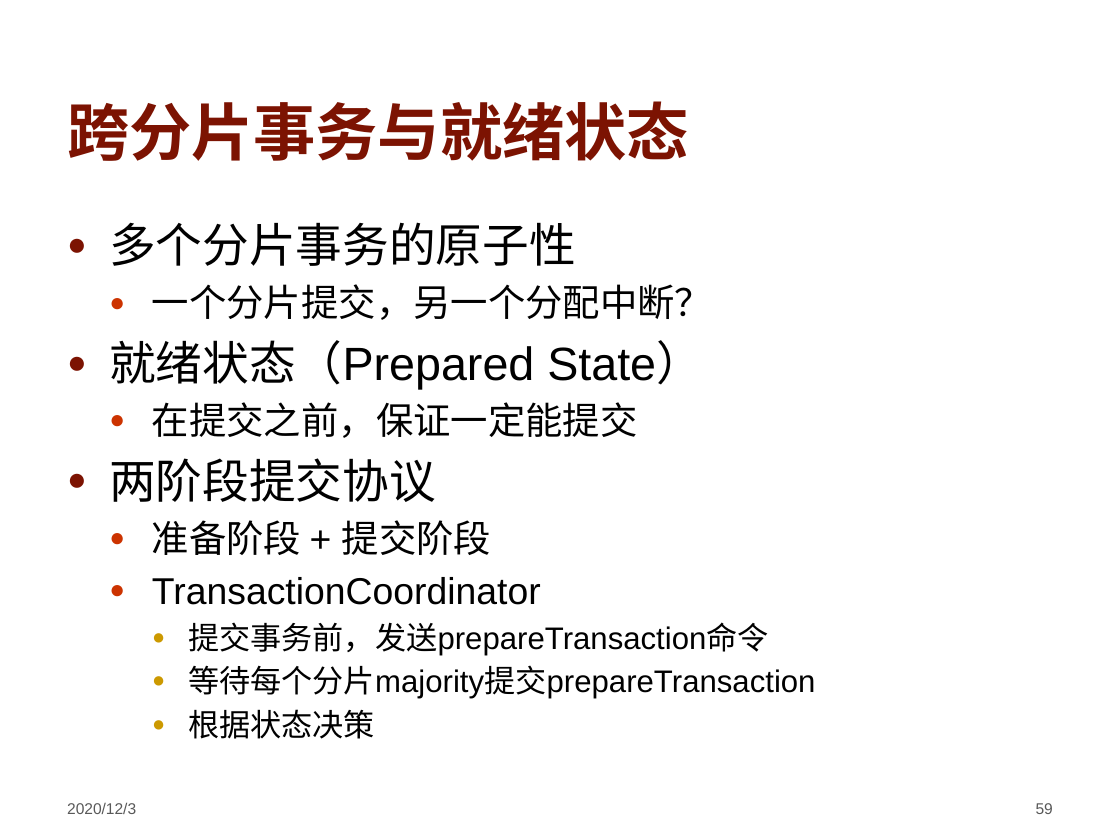
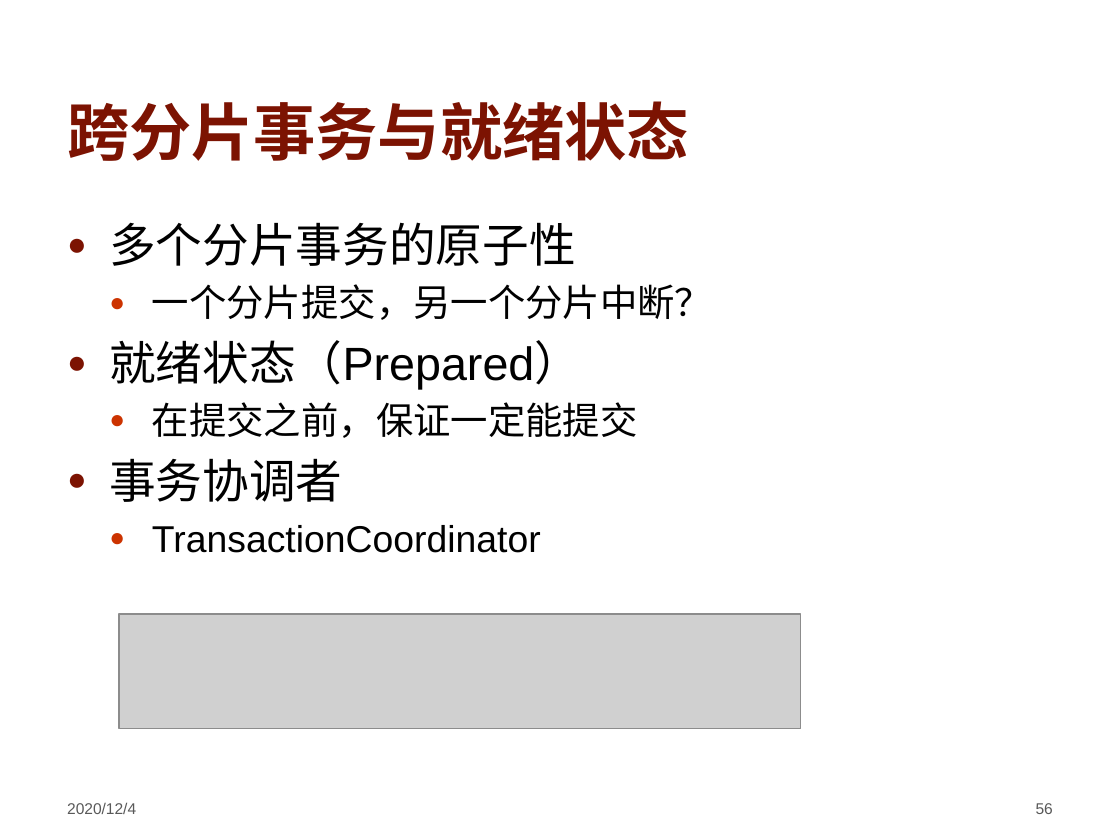
Before and after one commit to hengxin/awesome-dbs, a slide deck: slide 56 of ppt/Introduction-of-Transactions-in-MongoDB.pptx (slide 59 before the commit). Drawn at 1120x840 pixels with LibreOffice and Linux fonts; fonts in the diff are those of the drawing; grey boxes stand for pictures; background and template pictures are left out. Boxes give left, top, right and bottom in pixels: in the first picture for what was removed or moved away, otherwise in the second. Text is boxed around its words. In the diff, an @@ line names an element or a change of style, - is before the commit and + after.

```diff
--- a/ppt/Introduction-of-Transactions-in-MongoDB.pptx
+++ b/ppt/Introduction-of-Transactions-in-MongoDB.pptx
@@ text at (x1=109, y1=284, x2=712, y2=390): text changed; size 30 to 24 pt @@
-  ● 一个分片提交，另一个分配中断？
-● 就绪状态（Prepared State）
+  ● 一个分片提交，另一个分片中断？
+● 就绪状态（Prepared）
@@ text at (x1=109, y1=458, x2=342, y2=502): text changed; size 24 to 30 pt @@
-● 两阶段提交协议
-  ● 准备阶段 + 提交阶段
+● 事务协调者
@@ picture added at (x1=119, y1=614, x2=801, y2=728) @@
@@ text at (x1=188, y1=622, x2=815, y2=739): paragraphs removed @@
-    ● 提交事务前，发送prepareTransaction命令
-    ● 等待每个分片majority提交prepareTransaction
-    ● 根据状态决策
@@ text at (x1=67, y1=802, x2=136, y2=814): text changed @@
-2020/12/3
+2020/12/4
@@ page number at (x1=1036, y1=803, x2=1053, y2=814): text changed @@
-59
+56
```
Also in this commit, not shown: 65 other slides changed, 5 slides added, 6 slides removed.
